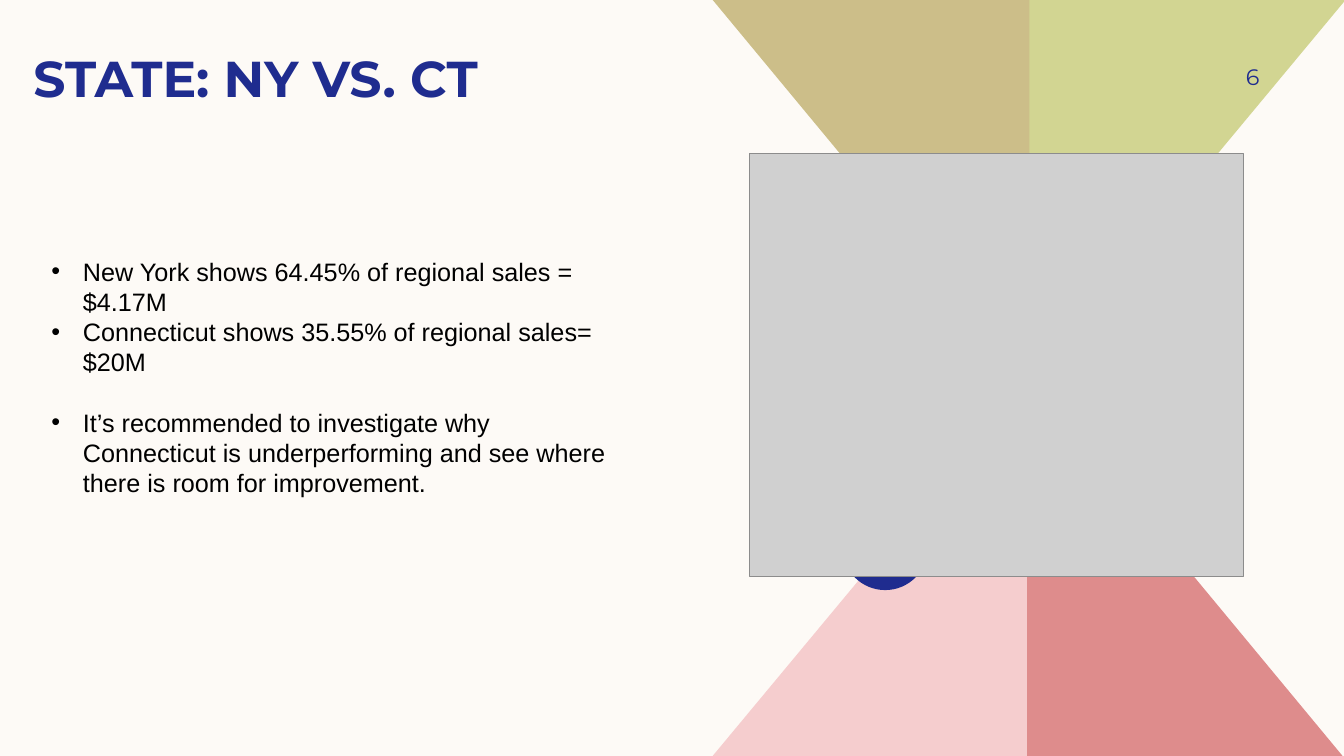
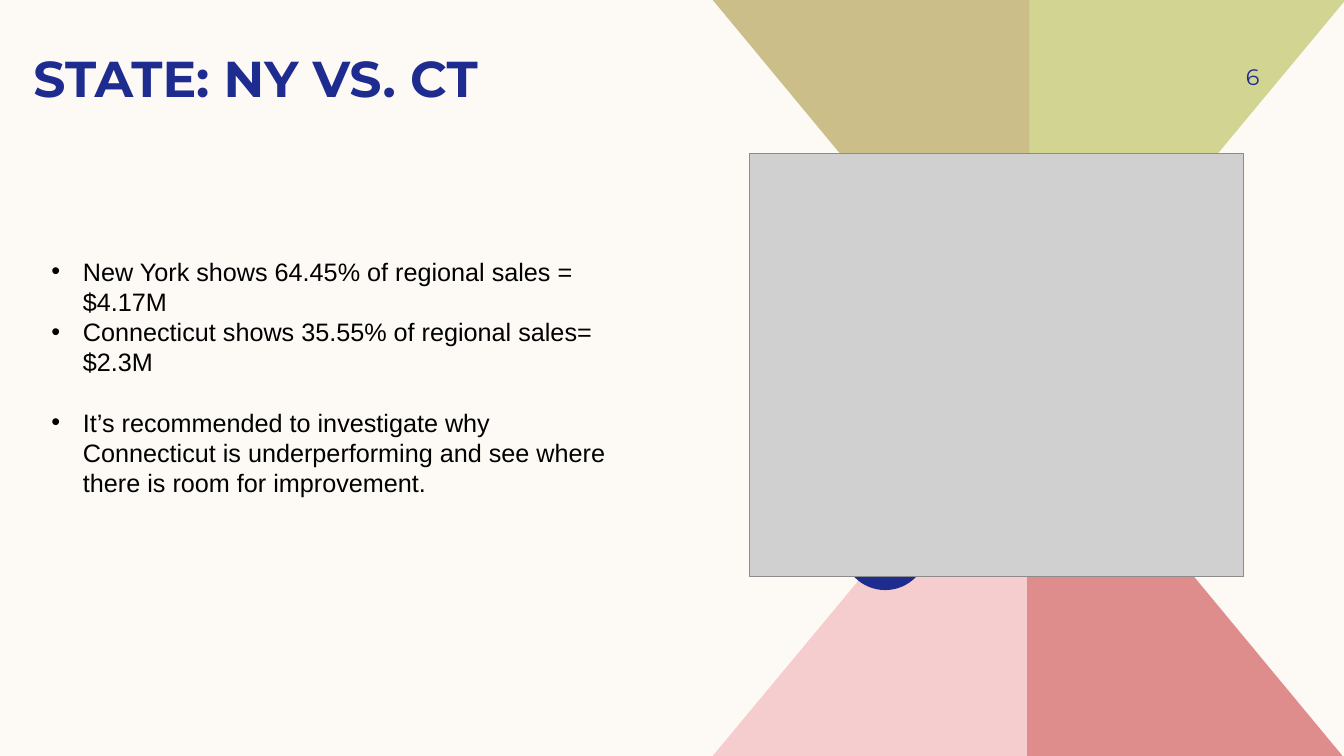
Before and after one commit to dmelgar333/Capstone_3, a slide deck: slide 6 of Melgar_Powerpoint3.pptx. Drawn at 1344x756 pixels with LibreOffice and Linux fonts; fonts in the diff are those of the drawing; grey boxes stand for pictures. Boxes give left, top, right and bottom in pixels: in the first picture for what was removed or moved away, otherwise in the second. Text is boxed around its words. In the diff, an @@ line names an element or a change of style, - is before the commit and + after.

Commit message:
Updated powerpoint presentation

```diff
--- a/Melgar_Powerpoint3.pptx
+++ b/Melgar_Powerpoint3.pptx
@@ text at bbox=[83, 322, 592, 373]: text changed @@
-• Connecticut shows 35.55% of regional sales= $20M
+• Connecticut shows 35.55% of regional sales= $2.3M
```
Also in this commit, not shown: 1 other slide changed, 1 other file.
